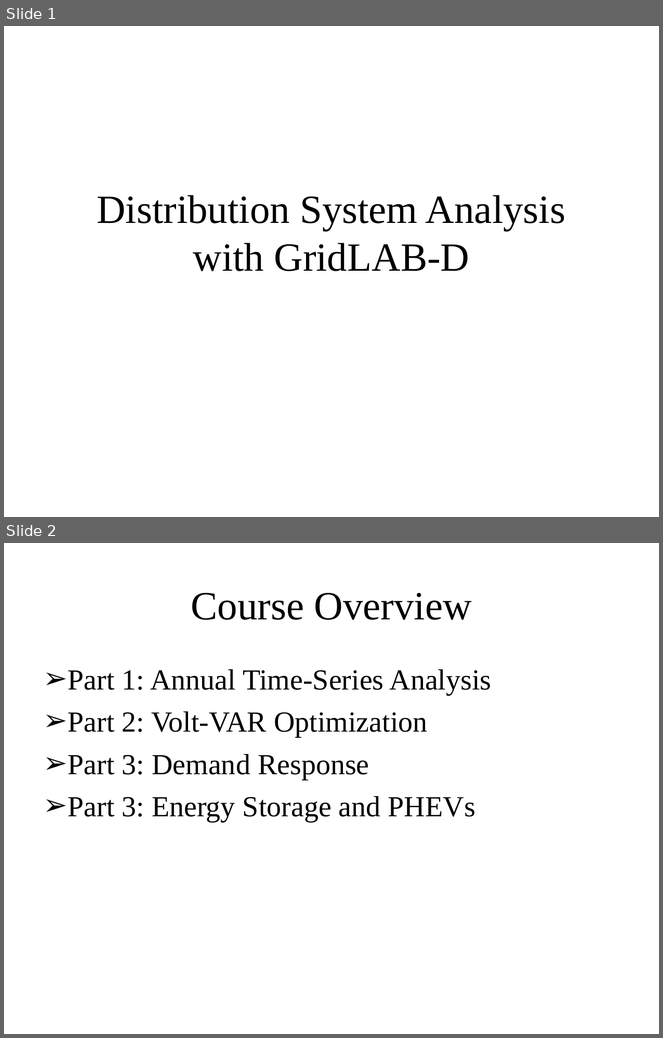
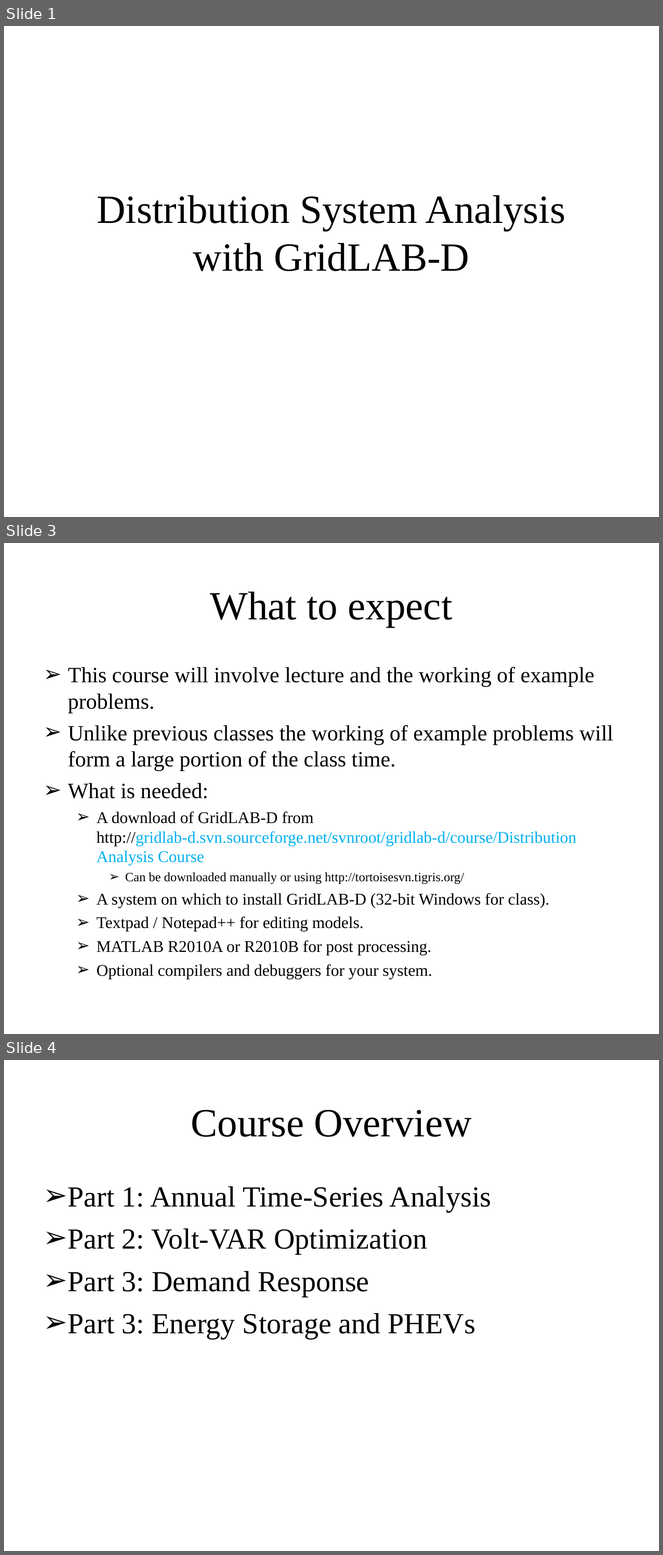
Before and after one commit to gridlab-d/course, a slide deck: Distribution Analysis Course/0.0 - Overview.ppt. Shown one above the other, each under a label of ours: slides 1 and 2 before the commit, slides 1, 3 and 4 after it; the slides between them are not shown. The pictures are 663x1038 and 663x1555 pixels, drawn with LibreOffice and Linux fonts; fonts in the diff are those of the drawing. Boxes give left, top, right and bottom in pixels: in the first picture for what was removed or moved away, otherwise in the second. Text is boxed around its words. In the diff, an @@ line names an element or a change of style, - is before the commit and + after.

```diff
--- a/Distribution Analysis Course/0.0 - Overview.ppt
+++ b/Distribution Analysis Course/0.0 - Overview.ppt
@@ slide 3 added at <box>4,543,659,1034</box>, background #FFFFFF @@
@@ title added at <box>210,591,453,627</box>, 44 pt, text #000000 @@
+What to expect
@@ text added at <box>68,667,613,979</box>, 18 pt, text #000000 @@
+➢ This course will involve lecture and the working of example problems.
+➢ Unlike previous classes the working of example problems will form a large portion of the class time.
+➢ What is needed:
+  ➢ A download of GridLAB-D from http://gridlab-d.svn.sourceforge.net/svnroot/gridlab-d/course/Distribution Analysis Course
+    ➢ Can be downloaded manually or using http://tortoisesvn.tigris.org/
+  ➢ A system on which to install GridLAB-D (32-bit Windows for class).
+  ➢ Textpad / Notepad++ for editing models.
+  ➢ MATLAB R2010A or R2010B for post processing.
+  ➢ Optional compilers and debuggers for your system.
@@ what was slide 2 is now slide 4 @@
```
Also in this commit, not shown: 1 other slide added, 4 other files.
